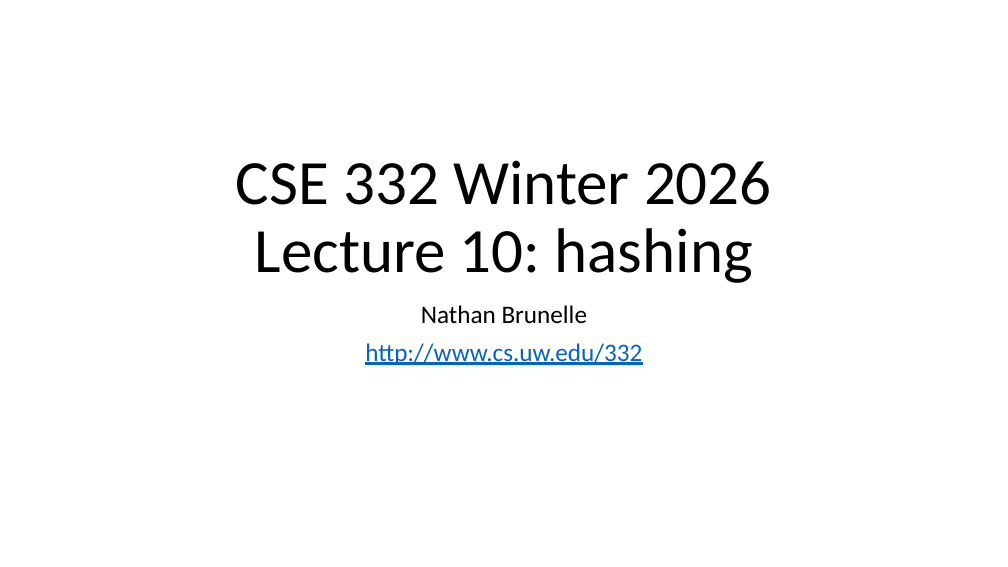
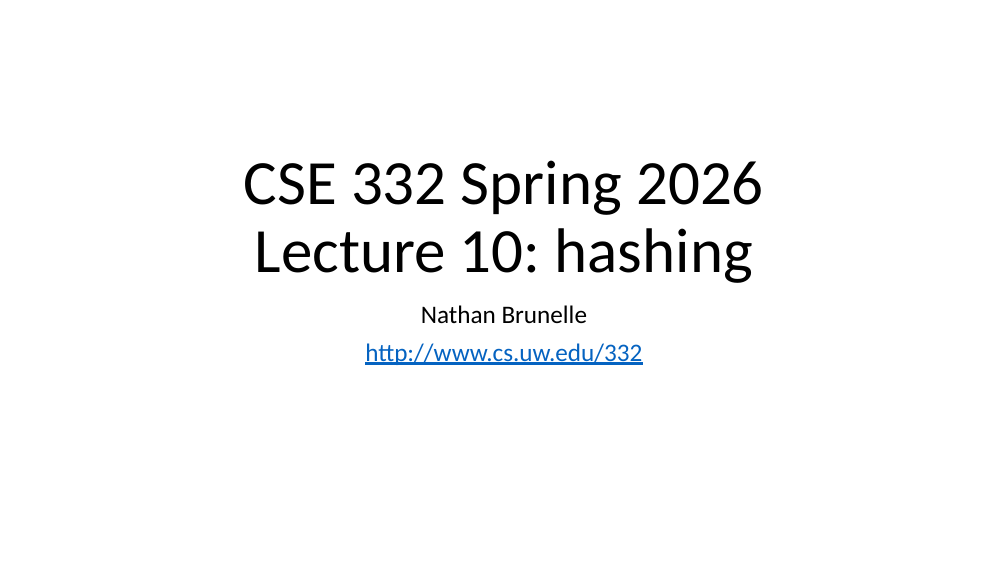
Before and after one commit to natebrunelle/cse332, a slide deck: slide 1 of markdown/files/slides/lecture10_hashtables.pptx. Drawn at 1008x567 pixels with LibreOffice and Linux fonts; fonts in the diff are those of the drawing. Boxes give left, top, right and bottom in pixels: in the first picture for what was removed or moved away, otherwise in the second. Text is boxed around its words. In the diff, an @@ line names an element or a change of style, - is before the commit and + after.

```diff
--- a/markdown/files/slides/lecture10_hashtables.pptx
+++ b/markdown/files/slides/lecture10_hashtables.pptx
@@ title at [244, 160, 764, 283]: text changed @@
-CSE 332 Winter 2026
-Lecture 10: hashing
+CSE 332 Spring 2026
+Lecture 10: hashing
```
Also in this commit, not shown: 9 other slides changed, 8 slides removed, 4 other files.
